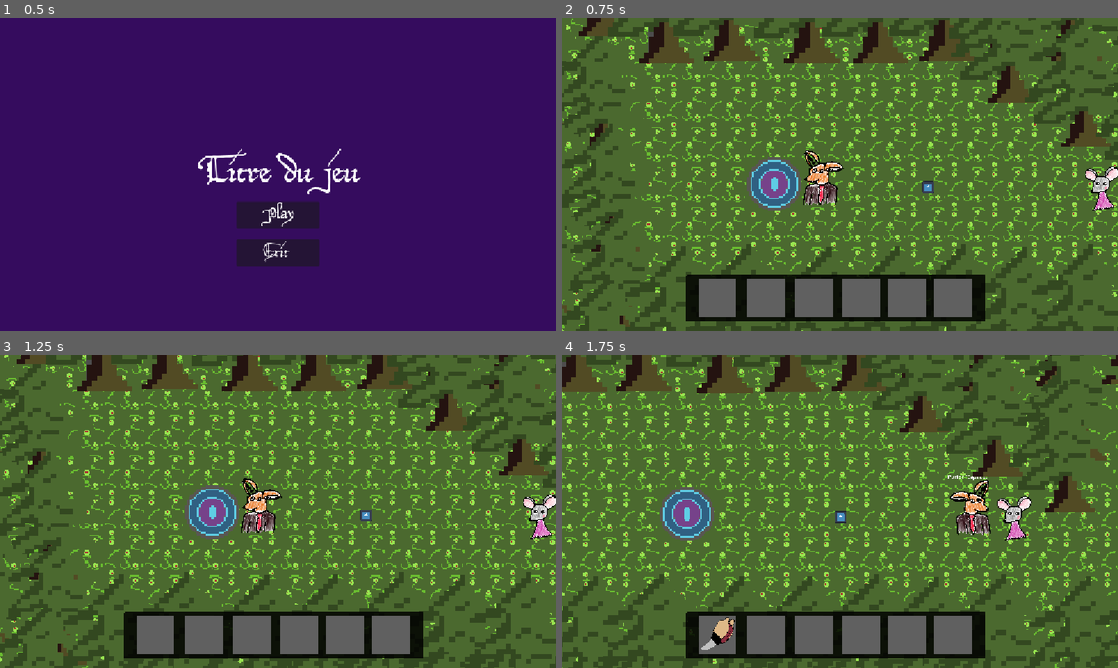
Above: before the commit, frames 1-4 (two rows, left to right).
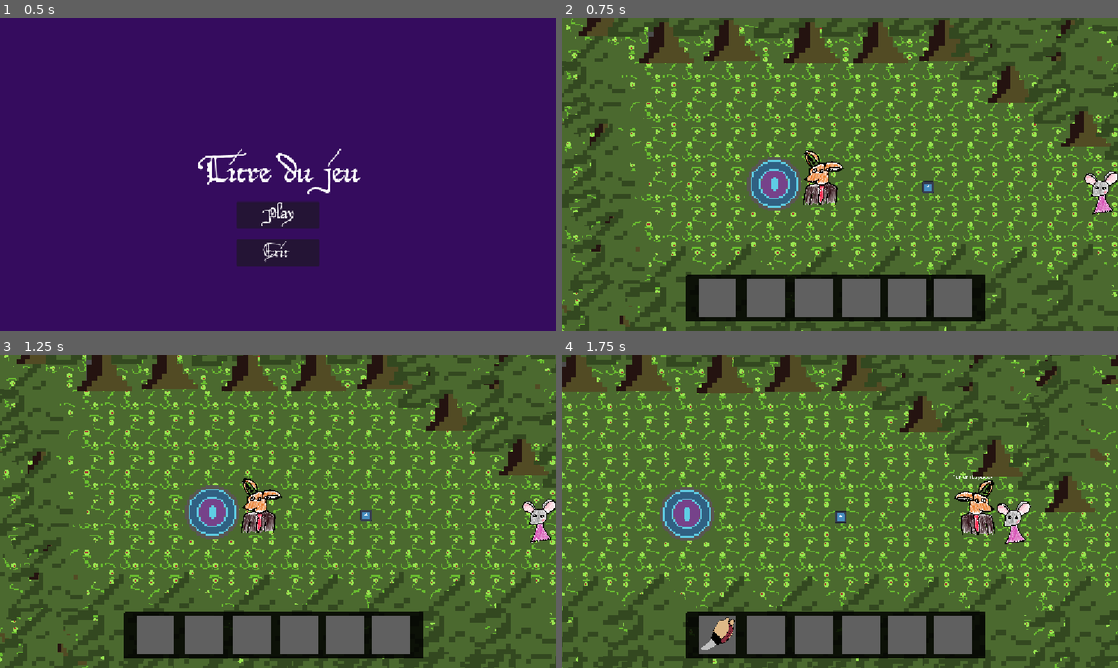
Above: after the commit, the same moments.

Repository: ygrecky/GameJam1
Game: Godot game, scene res://scenes/game_controller.tscn
Same seed, same stepped clock (60 frames per second), same inputs: the game is played once before the commit and once after it. The engine's default icon, where the game draws it, is replaced by a stand-in: a white triangle on a blue panel in a dark square.
Inputs (mouse positions are in pixels of both pictures, inside the frame that each line leads up to):
- Up to frame 1 (0.5 s): no input
- Up to frame 2 (0.75 s): click (840, 215) at 0.5 s
- Up to frame 3 (1.25 s): no input
- Up to frame 4 (1.75 s): hold Right (right) from 1.28 s (still down); hold 1 (Slot 1) from 1.28 s (still down)

Frame 1 is identical in both runs. In frame 2, 0.5% of the frame differs, in the area x 93-100%, y 47-63%; in frame 3, 0.5%; in frame 4, 1.3%, in the area x 69-85%, y 38-61%.

Commit message:
souris.tscn

Diff:
--- a/scenes/Levels/Forêt.tscn
+++ b/scenes/Levels/Forêt.tscn
@@ -8,9 +8,8 @@
 [ext_resource type="PackedScene" uid="uid://cpq1px774y8xe" path="res://scenes/Decoration/feuille_papier.tscn" id="4_lowvy"]
 [ext_resource type="PackedScene" uid="uid://cbrakomq1kfn3" path="res://scenes/tp_zone.tscn" id="4_xcmwi"]
 [ext_resource type="PackedScene" uid="uid://b4q1fjw45e8nh" path="res://scenes/Decoration/sol.tscn" id="5_lowvy"]
-[ext_resource type="PackedScene" uid="uid://c85teiosuenrx" path="res://scenes/pnj.tscn" id="6_twwjl"]
-[ext_resource type="Script" uid="uid://uhnbr4rrjc57" path="res://scripts/pnj_départ.gd" id="8_epbjm"]
 [ext_resource type="PackedScene" uid="uid://bf7i54xbyggli" path="res://scenes/Decoration/bordure_foret_verticale.tscn" id="10_gte6x"]
+[ext_resource type="PackedScene" uid="uid://caq46nj70doyh" path="res://scenes/PNJ/souris.tscn" id="10_hos08"]
 
 [node name="Forêt" type="Node2D" unique_id=1533303300]
 
@@ -46,11 +45,6 @@
 z_index = -1
 position = Vector2(948, -403)
 scale = Vector2(0.22, 0.22)
-
-[node name="pnj" parent="." unique_id=281381040 instance=ExtResource("6_twwjl")]
-position = Vector2(994, 4.7683716e-07)
-script = ExtResource("8_epbjm")
-image_link = "res://assets/Personnages/souris transp.png"
 
 [node name="Bordure forêt7" parent="." unique_id=2057129823 instance=ExtResource("1_0tc75")]
 position = Vector2(160, -603)
@@ -116,3 +110,7 @@
 z_index = 2
 position = Vector2(1173, -267)
 scale = Vector2(2.13, 2.13)
+
+[node name="souris" parent="." unique_id=2110219903 instance=ExtResource("10_hos08")]
+position = Vector2(987, -42)
+scale = Vector2(1.1, 1.1)
--- a/scenes/PNJ/souris.gd
+++ b/scenes/PNJ/souris.gd
@@ -20,7 +20,8 @@
 
 func _ready() -> void:
 	pnj_name = "Petite fille"
-	sprite.texture = load(image_link)
+	dialogue = [["Bonjour ! Vous m’avez l’air perdu monsieur le renard laissez moi vous guider vers la place du village"],["Voilà notre village ! C’est pas bien grand mais on y est heureux. Je ne devrais peut être pas révéler ça à un étranger mais mes parents m’ont dit qu’un horrible démon a pris possession d’un villageois !! Ah mais voilà M. le prêtre qui arrive il vous expliquera ça mieux que moi."],["Venez jouer à cache-cache avec moi !"]]
+
 	pass
 
 func _process(delta: float) -> void:
--- a/scenes/PNJ/souris.tscn
+++ b/scenes/PNJ/souris.tscn
@@ -2,21 +2,24 @@
 
 [ext_resource type="Script" uid="uid://bpysdqyk83l7s" path="res://scenes/PNJ/souris.gd" id="1_c72gr"]
 [ext_resource type="Texture2D" uid="uid://dy2mog5dvqljg" path="res://assets/Personnages/souris transp.png" id="2_c72gr"]
+[ext_resource type="PackedScene" uid="uid://cs6uqe11x4rm3" path="res://scenes/boite_texte.tscn" id="2_d3r43"]
 
 [sub_resource type="RectangleShape2D" id="RectangleShape2D_ayuyq"]
-size = Vector2(86, 83)
+size = Vector2(132.60144, 168.64124)
 
 [node name="souris" type="CharacterBody2D" unique_id=281381040]
 z_index = 5
 position = Vector2(200, 200)
 scale = Vector2(1.66, 1.66)
 script = ExtResource("1_c72gr")
+text_box = ExtResource("2_d3r43")
 
 [node name="CollisionShape2D" type="CollisionShape2D" parent="." unique_id=1291735682]
-position = Vector2(-5, 63.5)
-scale = Vector2(0.845, 0.845)
+position = Vector2(-4.2168655, 63.419586)
+scale = Vector2(0.8449998, 0.8449998)
 shape = SubResource("RectangleShape2D_ayuyq")
 
 [node name="Sprite2D" type="Sprite2D" parent="." unique_id=156503641]
-scale = Vector2(6.395, 6.395)
+position = Vector2(-4.2168636, 60.24096)
+scale = Vector2(0.07, 0.07)
 texture = ExtResource("2_c72gr")
